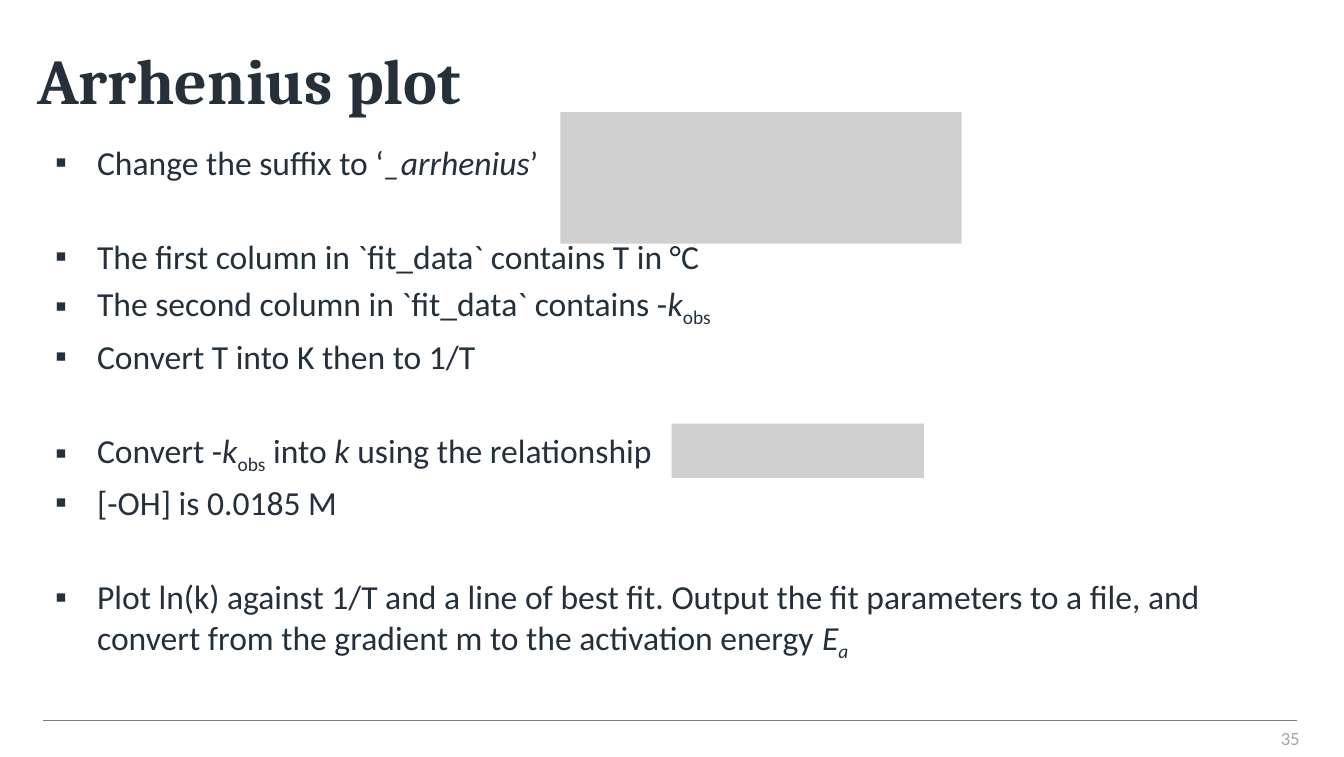
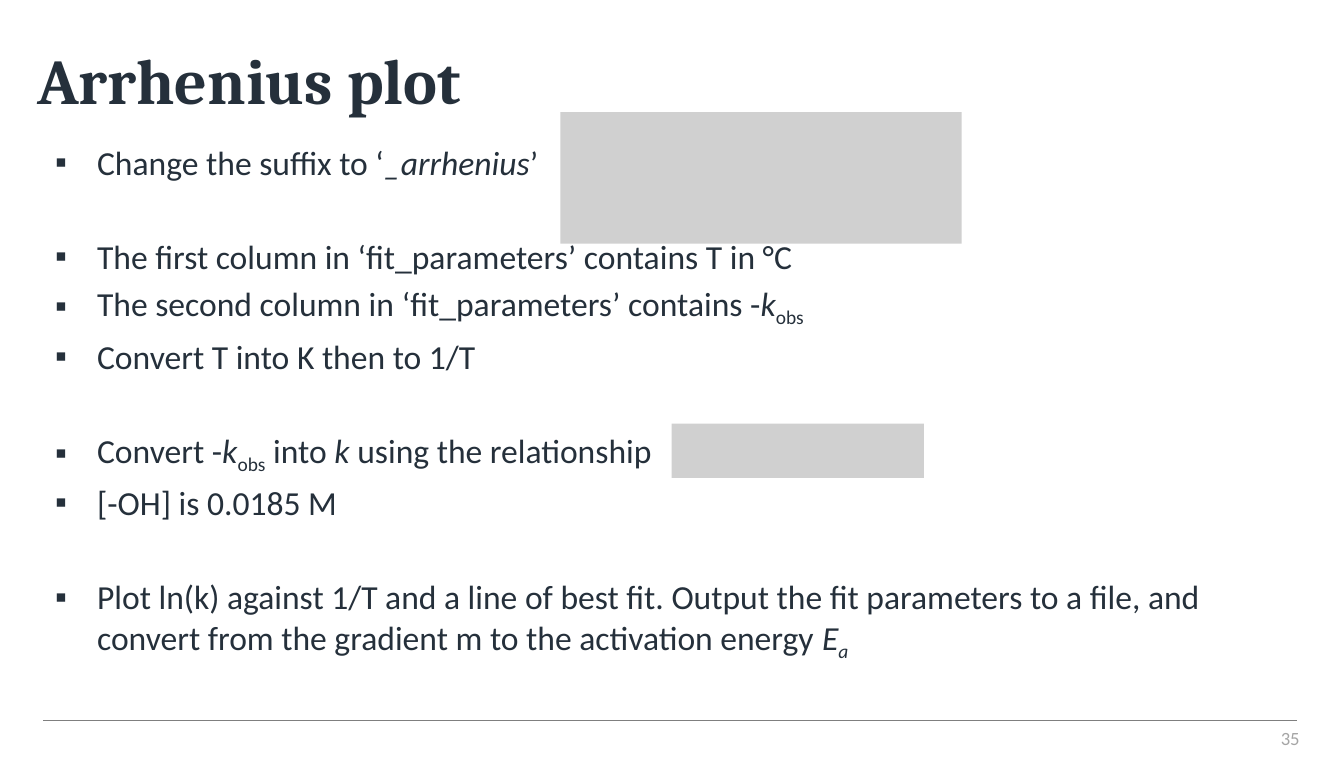
Before and after one commit to alanmlewis/ProgrammingforChem, a slide deck: slide 35 of Y1_Kinetics/Kinetics with Python.pptx. Drawn at 1344x757 pixels with LibreOffice and Linux fonts; fonts in the diff are those of the drawing; grey boxes stand for pictures; background and template pictures are left out. Boxes give left, top, right and bottom in pixels: in the first picture for what was removed or moved away, otherwise in the second. Text is boxed around its words. In the diff, an @@ line names an element or a change of style, - is before the commit and + after.

```diff
--- a/Y1_Kinetics/Kinetics with Python.pptx
+++ b/Y1_Kinetics/Kinetics with Python.pptx
@@ text at [97, 241, 792, 322]: text changed @@
-▪ The first column in `fit_data` contains T in °C
-▪ The second column in `fit_data` contains -kobs
+▪ The first column in ‘fit_parameters’ contains T in °C
+▪ The second column in ‘fit_parameters’ contains -kobs
```
Also in this commit, not shown: 5 other slides changed, 1 other file.
